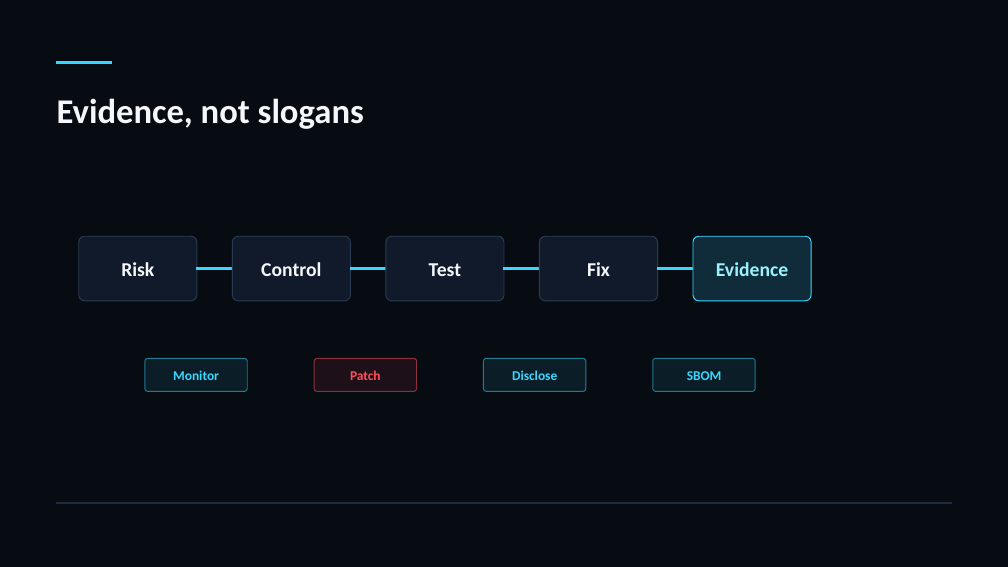
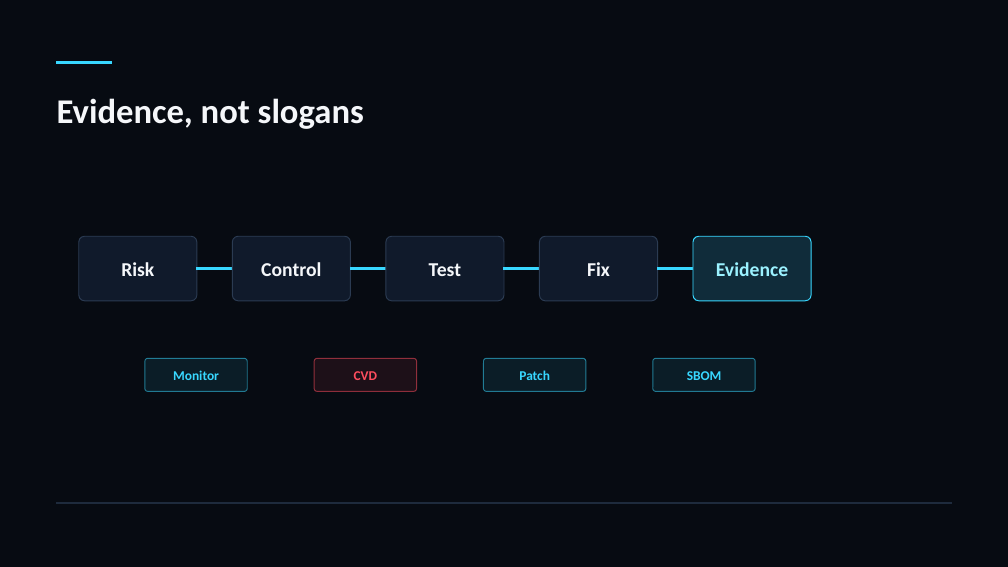
Before and after one commit to JasonLn0711/cybersec-2026-ai-samd-talk, a slide deck: slide 6 of outputs/deck/cybersec-2026-ai-samd-compact-optimized.pptx. Drawn at 1008x567 pixels with LibreOffice and Linux fonts; fonts in the diff are those of the drawing. Boxes give left, top, right and bottom in pixels: in the first picture for what was removed or moved away, otherwise in the second. Text is boxed around its words. In the diff, an @@ line names an element or a change of style, - is before the commit and + after.

```diff
--- a/outputs/deck/cybersec-2026-ai-samd-compact-optimized.pptx
+++ b/outputs/deck/cybersec-2026-ai-samd-compact-optimized.pptx
@@ text at [354, 371, 377, 380]: text changed @@
-Patch
+CVD
@@ text at [519, 370, 550, 380]: text changed @@
-Disclose
+Patch
```
Also in this commit, not shown: 3 other slides changed, 18 other files.
